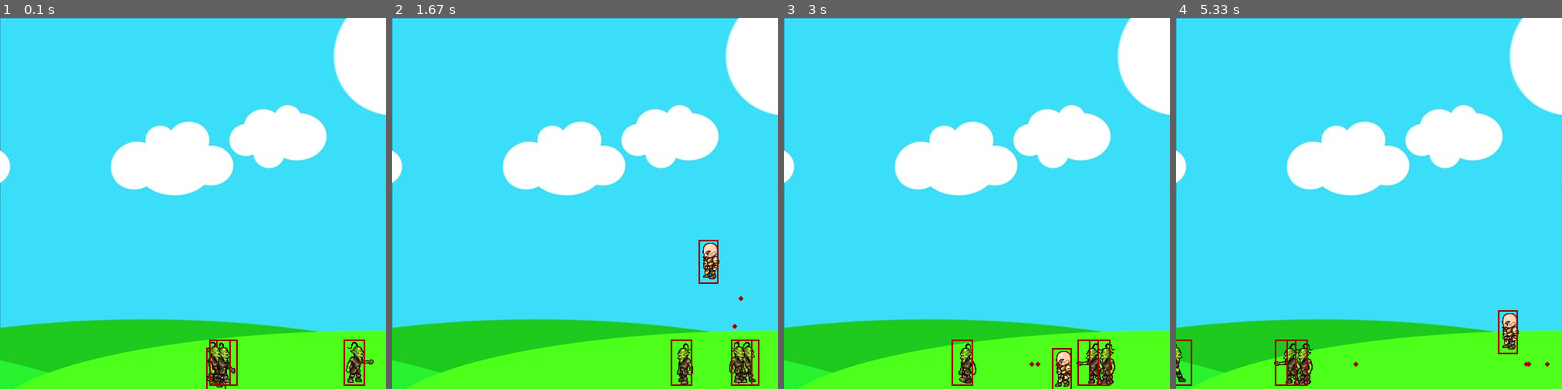
Above: before the commit, frames 1-4 (left to right).
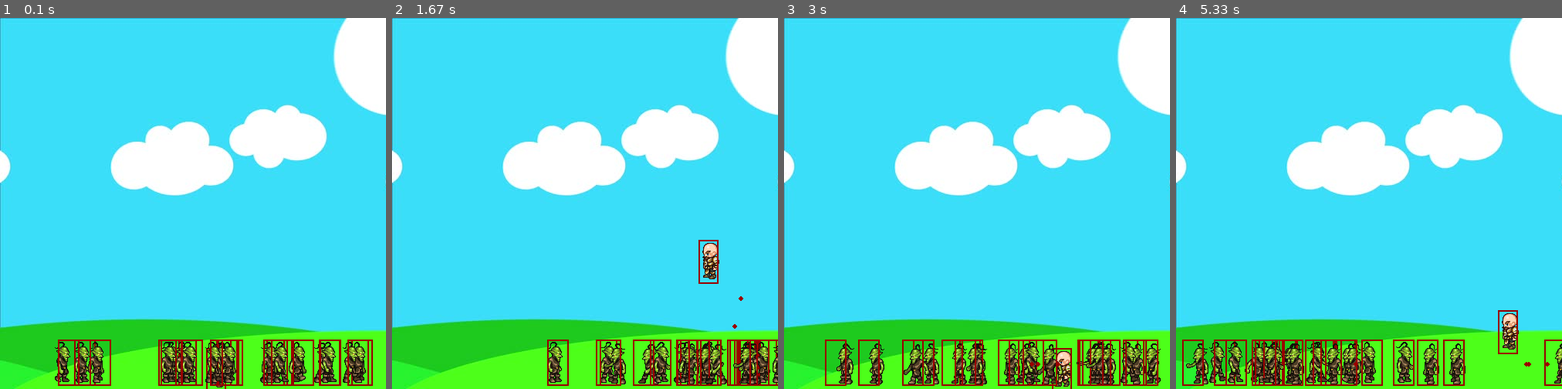
Above: after the commit, the same moments.

Repository: TerriblyClever/pygame_design
Game: pygame game, started from oop_practice_version.py
Two runs of this game, one before a commit and one after it. Both use one fixed random seed, a clock stepped at 60 frames per second and the inputs below.
Inputs:
- Up to frame 1 (0.1 s): no input
- Up to frame 2 (1.67 s): hold Space 0.33-0.8 s; hold Right 0.33-0.8 s; hold Right 0.83-1.3 s; tap Space at 0.9, 1.2, 1.4 s; hold Up 1.33-1.63 s
- Up to frame 3 (3 s): hold Right 1.67-2.13 s; tap Space at 1.73, 2.03, 2.23, 2.53, 2.8 s; hold Left 2.17-2.7 s; hold Left from 2.73 s (still down)
- Up to frame 4 (5.33 s): tap Space at 3.1, 3.23, 3.63, 3.93, 4.3, 4.6, 4.8, 5.1, 5.3 s; release Left at 3.13 s; hold Up 3.17-3.53 s; hold Right 3.57-4.2 s; hold Left 4.23-4.7 s; hold Right 4.73-5.2 s; hold Up from 5.23 s (still down)

The runs differ from the first frame. In frame 1, 5.4% of the frame differs, in the area x 14-97%, y 86-100%; in frame 2, 4.5%; in frame 3, 5.6%; in frame 4, 6.0%, in the area x 0-100%, y 86-100%.

Commit message:
added to the practice file we were working on in the coding club; this includes the projectiles.py file

Diff:
--- a/oop_practice_version.py
+++ b/oop_practice_version.py
@@ -14,9 +14,8 @@
     """Primary method to redraw the game window at the end of each Main Loop iteration."""
     GAME_WINDOW.blit(background, (0,0))
     hero.draw(GAME_WINDOW)
-    goblin.draw(GAME_WINDOW)
-    goblin2.draw(GAME_WINDOW)
-    goblin3.draw(GAME_WINDOW)
+    for enemy in enemy_list:
+        enemy.draw(GAME_WINDOW)
     for bullet in bullets:
         bullet.draw(GAME_WINDOW)
     pygame.display.update()
@@ -25,9 +24,9 @@
 hero = Player(GAME_WINDOW_CENTER, GAME_WINDOW_BOTTOM, 64, 64)
 
 #first instances of an enemy sprite
-goblin = Enemy(random.randint(32, GAME_WINDOW_X - 64), GAME_WINDOW_BOTTOM, 64, 64, GAME_WINDOW_X - 32, random.randint(0, 33))
-goblin2 = Enemy(random.randint(32, GAME_WINDOW_X - 64), GAME_WINDOW_BOTTOM, 64, 64, GAME_WINDOW_X - 32, random.randint(0, 33))
-goblin3 = Enemy(random.randint(32, GAME_WINDOW_X - 64), GAME_WINDOW_BOTTOM, 64, 64, GAME_WINDOW_X - 32, random.randint(0, 33))
+enemy_list = []
+for i in range(20):
+    enemy_list.append(Enemy(random.randint(32, GAME_WINDOW_X - 64), GAME_WINDOW_BOTTOM, 64, 64, GAME_WINDOW_X - 32, random.randint(0, 33)))
 
 #collection of instances from the Projectile class
 bullets = [] #list for keeping track of all bullet sprites
@@ -43,11 +42,13 @@
                 run = False
 
         for bullet in bullets:
+            """
             if (bullet.y_coord - bullet.radius < goblin.hitbox[1] + goblin.hitbox[3] and
                 bullet.y_coord + bullet.radius > goblin.hitbox[1]):
                 if (bullet.x_coord + bullet.radius > goblin.hitbox[0] and
                     bullet.x_coord - bullet.radius < goblin.hitbox[0] + goblin.hitbox[2]):
                     goblin.hit()
+            """
             if bullet.x_coord < 500 and bullet.x_coord > 0:
                 bullet.x_coord += bullet.velocity
             else:
--- a/practice.py
+++ b/practice.py
@@ -13,7 +13,7 @@
 y_center = game_window_y - 100
 height = 64 #variables for the height of a rectangle sprite
 width = 64 #width of the rectangle sprite
-velocity = 5
+velocity = 5 #the number of pixels to move by each game loop
 game_delay = 27 #equates to a frame rate per second for now
 
 is_jump = False #Boolean to detect whether the sprite is in a jump
@@ -22,7 +22,8 @@
 def redraw_game_window(): #created a function to update the game window
     #code commented out that was used to animate the red rectangle
     game_window.fill((0,0,0)) #redraw black where the rectangle used to be
-    pygame.draw.rect(game_window, (255, 0, 0), (x_center, y_center, width, height))
+    #draw.rect takes 3 arguments: where to draw the rect, rgb colors to draw, a 4-tuple of x-loc,y-loc,width,height
+    pygame.draw.rect(game_window, (153, 0, 0), (x_center, y_center, width, height))
     pygame.display.update()
 
 #MAIN GAME LOOP
--- a/projectiles.py
+++ b/projectiles.py
@@ -4,7 +4,9 @@
 game_window_y = 500
 game_window = pygame.display.set_mode((game_window_x, game_window_y))
 
-class bullet(object):
+bullet_y_coord_spawn = 400
+
+class Bullet(object):
     """Class for creating multiple bullet instances."""
 
     def __init__(self, x, y, color, radius):
@@ -19,17 +21,9 @@
     def draw(self, game_window):
         pygame.draw.circle(game_window, self.color, (self.x_coord, self.y_coord), self.radius)
 
+clock = pygame.time.Clock()
 
-
-ball_x = 250
-ball_y = 250
-ball_radius = 10
-ball_velocity = 5
-
-ball_right = True
-ball_left = False
-
-clock = pygame.time.Clock()
+bullets_list = []
 
 run = True
 while run:
@@ -41,21 +35,22 @@
 
     game_window.fill((255,255,255))
 
-    if ball_x >= 490:
-        ball_right = False
-        ball_left = True
-    elif ball_x <= 10:
-        ball_right = True
-        ball_left = False
+    keys = pygame.key.get_pressed()
 
-    if ball_x < game_window_x - ball_radius and ball_right:
-        #requires 4 arguments: the surface, a color RGB tuple, (x,y) coordinates, and a radius
-        pygame.draw.circle(game_window, (0,0,0), (ball_x, ball_y), ball_radius)
-        ball_x += ball_velocity
-    elif ball_x > 0 and ball_left:
-        pygame.draw.circle(game_window, (0,0,0), (ball_x, ball_y), ball_radius)
-        ball_x -= ball_velocity
+    if keys[pygame.K_SPACE]:
+        bullets_list.append(Bullet(100, bullet_y_coord_spawn, (0,0,255), 10))
+    if keys[pygame.K_UP]:
+        bullet_y_coord_spawn -= item.velocity
+    if keys[pygame.K_DOWN]:
+        bullet_y_coord_spawn += item.velocity
+
+    for item in bullets_list:
+        item.x_coord += item.velocity
+        item.draw(game_window)
+        if item.x_coord > game_window_x:
+            bullets_list.pop(bullets_list.index(item))
 
     pygame.display.update()
+    print(bullets_list)
 
 pygame.quit()
